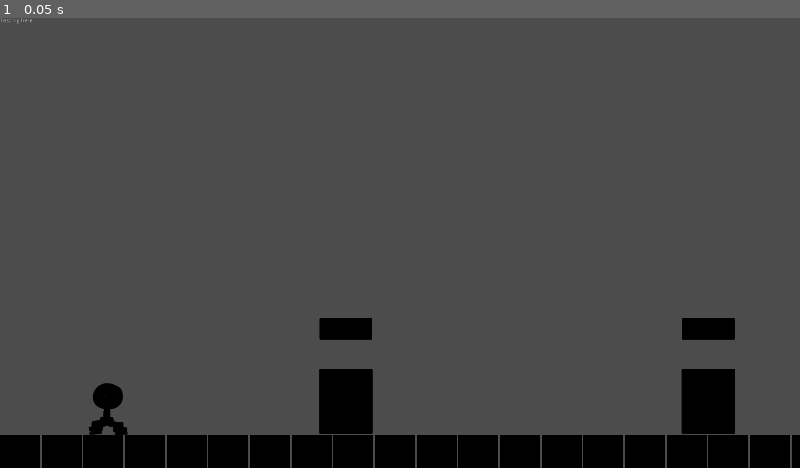
Above: before the commit, frame 1.
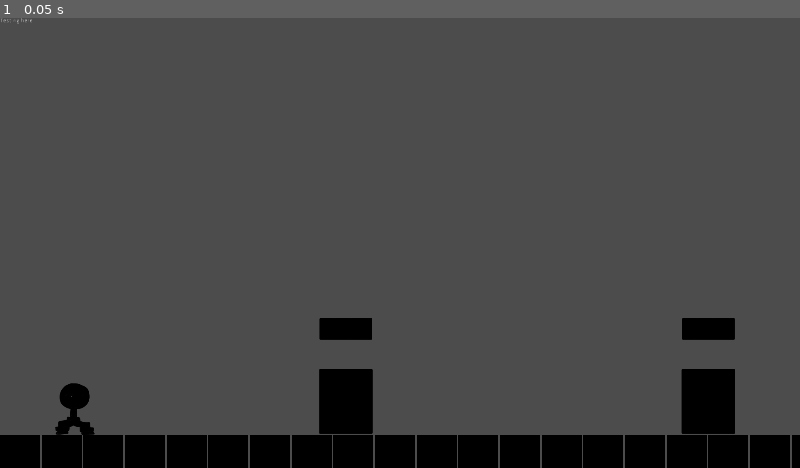
Above: after the commit, the same moment.

Repository: tobia88/LD45-ControlEverthingInNothing
Game: Godot game, scene res://src/Game.tscn
The game is run twice, just before and just after one commit, with the same random seed, the same clock (stepped at 60 frames per second) and the same inputs.
Inputs:
- Up to frame 1 (0.05 s): no input

The runs differ from the first frame. In frame 1, 0.6% of the frame differs, in the area x 6-16%, y 81-93%.

Commit message:
Game Rules implemented

Diff:
--- a/src/Autoload/Events.gd
+++ b/src/Autoload/Events.gd
@@ -2,3 +2,5 @@
 
 signal on_start_trigger(node)
 signal on_stop_trigger(node)
+
+signal someone_entered_door(node)
--- /dev/null
+++ b/src/Someone/Someone.gd
@@ -0,0 +1,25 @@
+extends KinematicBody2D
+
+export(float) var MOVE_SPD = 100
+
+var target_node
+
+func _ready() -> void:
+	Events.connect("on_start_trigger", self, "on_trigger_started")
+	Events.connect("on_stop_trigger", self, "on_trigger_stopped")
+
+func _process(delta: float) -> void:
+	if target_node == null:
+		return
+
+	var dist_x = target_node.global_position.x - global_position.x
+	if abs(dist_x) >= 0.1:
+		move_and_slide(Vector2(sign(dist_x),0) * MOVE_SPD)
+
+func on_trigger_started(node) -> void:
+	if target_node == null or target_node != null and node.priority > target_node.priority:
+		target_node = node
+
+func on_trigger_stopped(node) -> void:
+	if target_node == node:
+		target_node = null
--- /dev/null
+++ b/src/Someone/Someone.tscn
@@ -0,0 +1,29 @@
+[gd_scene load_steps=4 format=2]
+
+[ext_resource path="res://src/Someone/someone_idle.png" type="Texture" id=1]
+
+[sub_resource type="CanvasItemMaterial" id=1]
+light_mode = 2
+
+[sub_resource type="RectangleShape2D" id=2]
+extents = Vector2( 40, 60 )
+
+[node name="Someone" type="KinematicBody2D" groups=[
+"someone",
+]]
+
+[node name="Body" type="Position2D" parent="."]
+editor/display_folded = true
+position = Vector2( 0, -100 )
+
+[node name="BodyImgShadow" type="Sprite" parent="Body"]
+modulate = Color( 0, 0, 0, 1 )
+texture = ExtResource( 1 )
+
+[node name="BodyImgNormal" type="Sprite" parent="Body"]
+material = SubResource( 1 )
+texture = ExtResource( 1 )
+
+[node name="CollisionShape2D" type="CollisionShape2D" parent="."]
+position = Vector2( 0, -60 )
+shape = SubResource( 2 )
--- a/src/Stages/Scenes/Stage001.tscn
+++ b/src/Stages/Scenes/Stage001.tscn
@@ -1,9 +1,10 @@
-[gd_scene load_steps=10 format=2]
+[gd_scene load_steps=9 format=2]
 
 [ext_resource path="res://src/Stages/Stage.gd" type="Script" id=1]
 [ext_resource path="res://src/Environments/Background/tile_ground.png" type="Texture" id=2]
-[ext_resource path="res://src/Someone/someone_idle.png" type="Texture" id=3]
-[ext_resource path="res://src/TriggeredObjects/Door/DoorLight.tscn" type="PackedScene" id=4]
+[ext_resource path="res://src/TriggeredObjects/Door/DoorLight.tscn" type="PackedScene" id=3]
+[ext_resource path="res://src/Someone/Someone.tscn" type="PackedScene" id=4]
+[ext_resource path="res://src/Someone/Someone.gd" type="Script" id=5]
 
 [sub_resource type="OccluderPolygon2D" id=1]
 polygon = PoolVector2Array( 0, 0, 96, 0, 96, 96, 0, 96 )
@@ -30,12 +31,6 @@
 } ]
 0/z_index = 0
 
-[sub_resource type="CanvasItemMaterial" id=4]
-light_mode = 2
-
-[sub_resource type="RectangleShape2D" id=5]
-extents = Vector2( 40, 60 )
-
 [node name="Stage" type="Node2D"]
 script = ExtResource( 1 )
 
@@ -45,31 +40,16 @@
 format = 1
 tile_data = PoolIntArray( 655360, 0, 0, 655361, 0, 0, 655362, 0, 0, 655363, 0, 0, 655364, 0, 0, 655365, 0, 0, 655366, 0 …(187 unchanged characters)…
 
-[node name="Someone" type="KinematicBody2D" parent="."]
-position = Vector2( 260, 1000 )
-
-[node name="Body" type="Position2D" parent="Someone"]
-editor/display_folded = true
-position = Vector2( 0, -100 )
-
-[node name="BodyImgShadow" type="Sprite" parent="Someone/Body"]
-modulate = Color( 0, 0, 0, 1 )
-texture = ExtResource( 3 )
-
-[node name="BodyImgNormal" type="Sprite" parent="Someone/Body"]
-material = SubResource( 4 )
-texture = ExtResource( 3 )
-
-[node name="CollisionShape2D" type="CollisionShape2D" parent="Someone"]
-position = Vector2( 0, -60 )
-shape = SubResource( 5 )
-
-[node name="DoorLight" parent="." instance=ExtResource( 4 )]
+[node name="DoorLight" parent="." instance=ExtResource( 3 )]
 position = Vector2( 1700, 1000 )
 
-[node name="DoorLight2" parent="." instance=ExtResource( 4 )]
+[node name="DoorLight2" parent="." instance=ExtResource( 3 )]
 position = Vector2( 830, 1000 )
 input_key = "button_b"
+
+[node name="Someone" parent="." instance=ExtResource( 4 )]
+position = Vector2( 180, 1000 )
+script = ExtResource( 5 )
 
 [node name="Camera2D" type="Camera2D" parent="."]
 anchor_mode = 0
--- a/src/Stages/Stage.gd
+++ b/src/Stages/Stage.gd
@@ -4,3 +4,7 @@
 
 func _ready() -> void:
 	GameData.key_count = triggerables.size()
+	Events.connect("someone_entered_door", self, "on_someone_entered_door")
+
+func on_someone_entered_door(someone) -> void:
+	print_debug("Game Clear")
--- a/src/TriggeredObjects/Door/DoorLight.gd
+++ b/src/TriggeredObjects/Door/DoorLight.gd
@@ -48,3 +48,12 @@
 	else:
 		GameData.key_pressed -= 1
 		Events.emit_signal("on_stop_trigger", self)
+
+func _on_Door_body_entered(body: PhysicsBody2D) -> void:
+	if body == null:
+		return
+
+	print_debug("Triggering the room: %s"%body.name)
+
+	if body.is_in_group("someone"):
+		Events.emit_signal("someone_entered_door", body)
--- a/src/TriggeredObjects/Door/DoorLight.tscn
+++ b/src/TriggeredObjects/Door/DoorLight.tscn
@@ -18,9 +18,11 @@
 light_mode = 2
 
 [sub_resource type="RectangleShape2D" id=4]
+extents = Vector2( 30, 80 )
 
 [node name="DoorLight" type="Area2D" groups=[
 "triggable",
+"door",
 ]]
 script = ExtResource( 1 )
 input_key = "button_a"
@@ -48,19 +50,21 @@
 energy = 1.2
 shadow_enabled = true
 
-[node name="Area2D" type="Area2D" parent="."]
+[node name="Door" type="Area2D" parent="."]
 
-[node name="Body" type="Position2D" parent="Area2D"]
+[node name="Body" type="Position2D" parent="Door"]
 
-[node name="ImgDoorShadow" type="Sprite" parent="Area2D/Body"]
+[node name="ImgDoorShadow" type="Sprite" parent="Door/Body"]
 modulate = Color( 0, 0, 0, 1 )
 position = Vector2( 0, -80 )
 texture = ExtResource( 4 )
 
-[node name="ImgDoorNormal" type="Sprite" parent="Area2D/Body"]
+[node name="ImgDoorNormal" type="Sprite" parent="Door/Body"]
 material = SubResource( 3 )
 position = Vector2( 0, -80 )
 texture = ExtResource( 4 )
 
-[node name="CollisionShape2D" type="CollisionShape2D" parent="Area2D"]
+[node name="CollisionShape2D" type="CollisionShape2D" parent="Door"]
+position = Vector2( 0, -80 )
 shape = SubResource( 4 )
+[connection signal="body_entered" from="Door" to="." method="_on_Door_body_entered"]
